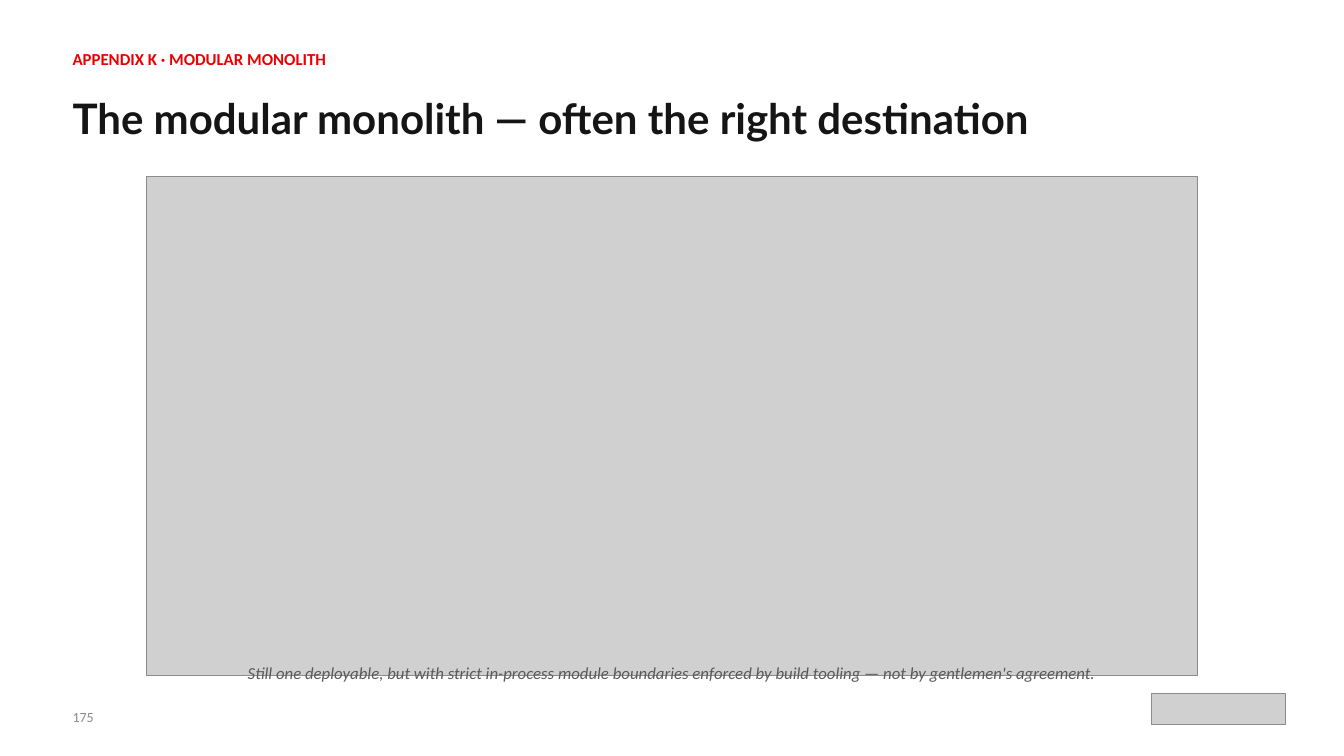
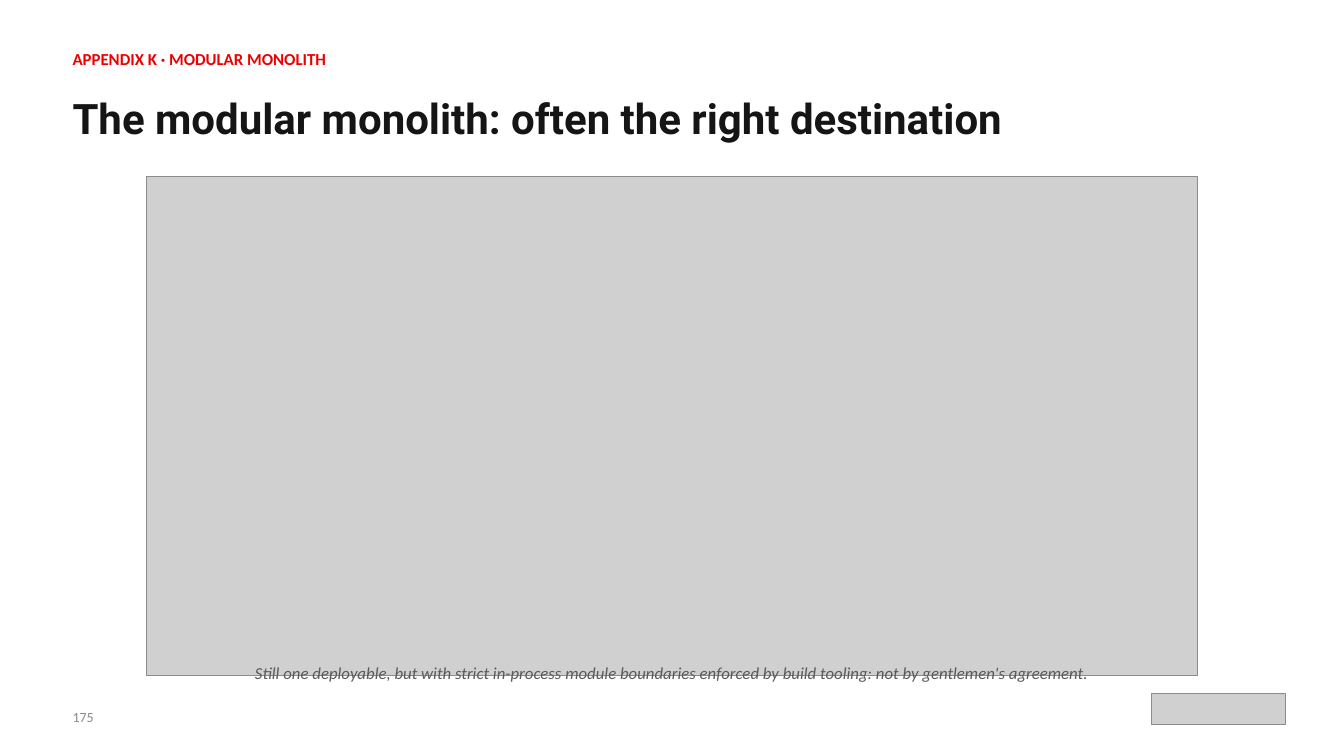
Before and after one commit to patterncatalyst/cloud-native-design-patterns, a slide deck: slide 200 of lgtm-presentation/Designing-Cloud-Native-APIs-Python.pptx. Drawn at 1344x756 pixels with LibreOffice and Linux fonts; fonts in the diff are those of the drawing; grey boxes stand for pictures. Boxes give left, top, right and bottom in pixels: in the first picture for what was removed or moved away, otherwise in the second. Text is boxed around its words. In the diff, an @@ line names an element or a change of style, - is before the commit and + after.

```diff
--- a/lgtm-presentation/Designing-Cloud-Native-APIs-Python.pptx
+++ b/lgtm-presentation/Designing-Cloud-Native-APIs-Python.pptx
@@ text at box(73, 102, 1002, 143): text changed; font Lato to Roboto @@
-The modular monolith — often the right destination
+The modular monolith: often the right destination
@@ text at box(255, 667, 1088, 683): text changed @@
-Still one deployable, but with strict in-process module boundaries enforced by build tooling — not by gentlemen's agreement.
+Still one deployable, but with strict in-process module boundaries enforced by build tooling: not by gentlemen's agreement.
```
Also in this commit, not shown: 281 other slides changed, 3 other files.
